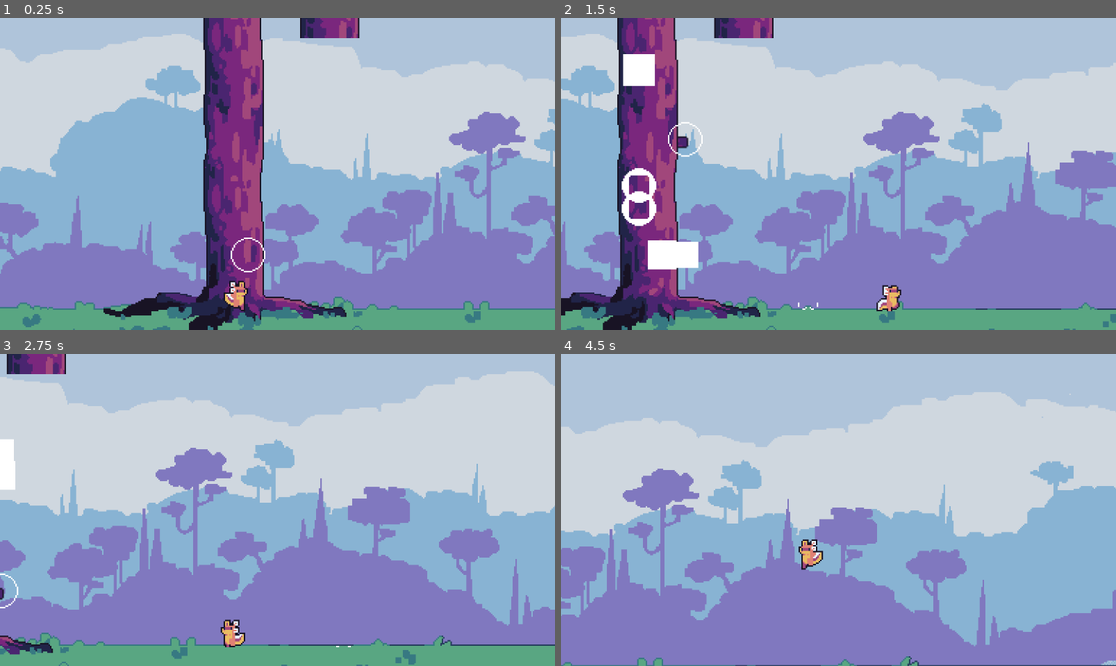
Above: before the commit, frames 1-4 (two rows, left to right).
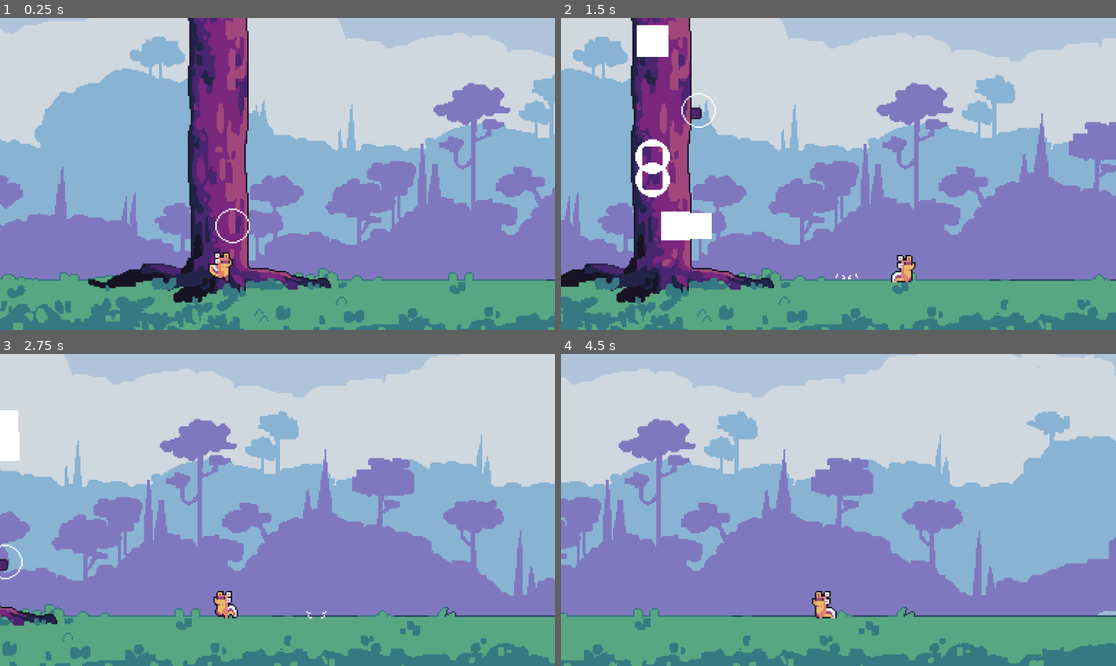
Above: after the commit, the same moments.

Repository: KralikoGames/LudumDare2022
Game: Godot game, scene res://LevelTwo.tscn
Same seed, same stepped clock (60 frames per second), same inputs: the game is played once before the commit and once after it.
Inputs:
- Up to frame 1 (0.25 s): no input
- Up to frame 2 (1.5 s): tap Enter (ui_accept) at 0.5, 0.77 s; hold Right (ui_right) from 0.53 s (still down)
- Up to frame 3 (2.75 s): tap Enter (ui_accept) at 1.52 s; release Right (ui_right) at 2.03 s; hold Left (ui_left) from 2.03 s (still down)
- Up to frame 4 (4.5 s): release Left (ui_left) at 2.78 s; hold Right (ui_right) 2.78-4.28 s; tap Enter (ui_accept) at 3.02, 3.77 s; hold Left (ui_left) from 4.28 s (still down)

The runs differ from the first frame. In frame 1, 52% of the frame differs, in the area x 0-100%, y 0-100%; in frame 2, 53%; in frame 3, 48%; in frame 4, 63%.

Commit message:
Varity of small fixes

Diff:
--- a/LevelTwo.tscn
+++ b/LevelTwo.tscn
@@ -1,6 +1,7 @@
-[gd_scene load_steps=8 format=3 uid="uid://bllniifxi8xln"]
+[gd_scene load_steps=9 format=3 uid="uid://bllniifxi8xln"]
 
 [ext_resource type="PackedScene" uid="uid://8dodyqng6g74" path="res://Scenes/Level1.tscn" id="1_arp4v"]
+[ext_resource type="PackedScene" uid="uid://dl2h6ldc04slp" path="res://Scenes/MainMusic.tscn" id="1_ucjyb"]
 [ext_resource type="PackedScene" uid="uid://b8lijh3pceq5e" path="res://AlexFullGrowth.tscn" id="2_bisl2"]
 [ext_resource type="PackedScene" uid="uid://bcnaoj83xukrp" path="res://Scenes/Player.tscn" id="2_wsx14"]
 [ext_resource type="PackedScene" uid="uid://c2q1tv2i1805" path="res://Scenes/Tree.tscn" id="2_y4dyn"]
@@ -13,6 +14,8 @@
 size = Vector2(188.25, 1363.5)
 
 [node name="LevelOne" type="Node2D"]
+
+[node name="Track1" parent="." instance=ExtResource("1_ucjyb")]
 
 [node name="Background" parent="." instance=ExtResource("1_arp4v")]
 layer_0/tile_data = PackedInt32Array(983042, 0, 36, -1179646, 0, 0, -3473406, 0, 0, -5767166, 0, 0, 589828, 262145, 3,  …(1318 unchanged characters)…
--- a/Scenes/Camera.gd
+++ b/Scenes/Camera.gd
@@ -2,7 +2,7 @@
 
 
 
-const CAMERA_SPEED = 0.08
+const CAMERA_SPEED = 0.06
 
 @onready var player: CharacterBody2D = get_parent().get_node("Player")
 
@@ -10,5 +10,5 @@
 # Called every frame. 'delta' is the elapsed time since the previous frame.
 func _process(delta):
 	var smoothed_position = lerp(position, player.position, CAMERA_SPEED)
-	position.y = clamp(smoothed_position.y - 2, 0, 250)
+	position.y = clamp(smoothed_position.y - 2, -1000, 270)
 	position.x = smoothed_position.x
--- /dev/null
+++ b/Scenes/MainMusic.tscn
@@ -0,0 +1,8 @@
+[gd_scene load_steps=2 format=3 uid="uid://dl2h6ldc04slp"]
+
+[ext_resource type="AudioStream" uid="uid://dq4a21bk2e8w3" path="res://Audio/Tree_Game_track1_v1.wav" id="1_jw8e6"]
+
+[node name="Track1" type="AudioStreamPlayer"]
+stream = ExtResource("1_jw8e6")
+volume_db = -11.143
+autoplay = true
--- a/Scenes/TestingOnly.tscn
+++ b/Scenes/TestingOnly.tscn
@@ -1,8 +1,8 @@
-[gd_scene load_steps=4 format=3]
+[gd_scene load_steps=4 format=3 uid="uid://tq5q7e06phrq"]
 
-[ext_resource type="PackedScene" path="res://Scenes/Player.tscn" id="1_l5ayj"]
+[ext_resource type="PackedScene" uid="uid://bcnaoj83xukrp" path="res://Scenes/Player.tscn" id="1_l5ayj"]
 [ext_resource type="PackedScene" path="res://Scenes/Platform.tscn" id="2_m280g"]
-[ext_resource type="AudioStream" uid="uid://dq4a21bk2e8w3" path="res://Audio/Tree_Game_track1_v1.wav" id="3_be0eo"]
+[ext_resource type="PackedScene" uid="uid://dl2h6ldc04slp" path="res://Scenes/MainMusic.tscn" id="3_2i0uw"]
 
 [node name="TestingOnly" type="Node2D"]
 position = Vector2(533, 286)
@@ -27,7 +27,4 @@
 current = true
 zoom = Vector2(2, 2)
 
-[node name="Track1" type="AudioStreamPlayer" parent="."]
-stream = ExtResource("3_be0eo")
-volume_db = -11.143
-autoplay = true
+[node name="Track1" parent="." instance=ExtResource("3_2i0uw")]
--- a/Scripts/Player.gd
+++ b/Scripts/Player.gd
@@ -12,7 +12,7 @@
 @export var SHORT_HOP_MODIFIER = 6
 const APEX_JUMP_THRESHOLD = 10
 const APEX_BONUS = 15
-const MIN_FALL_SPEED = 800
+const MIN_FALL_SPEED = 600
 const MAX_FALL_SPEED = 800
 @export var GROUND_FRICTION = 0.80
 @export var COYOTE_TIME = 0.06
